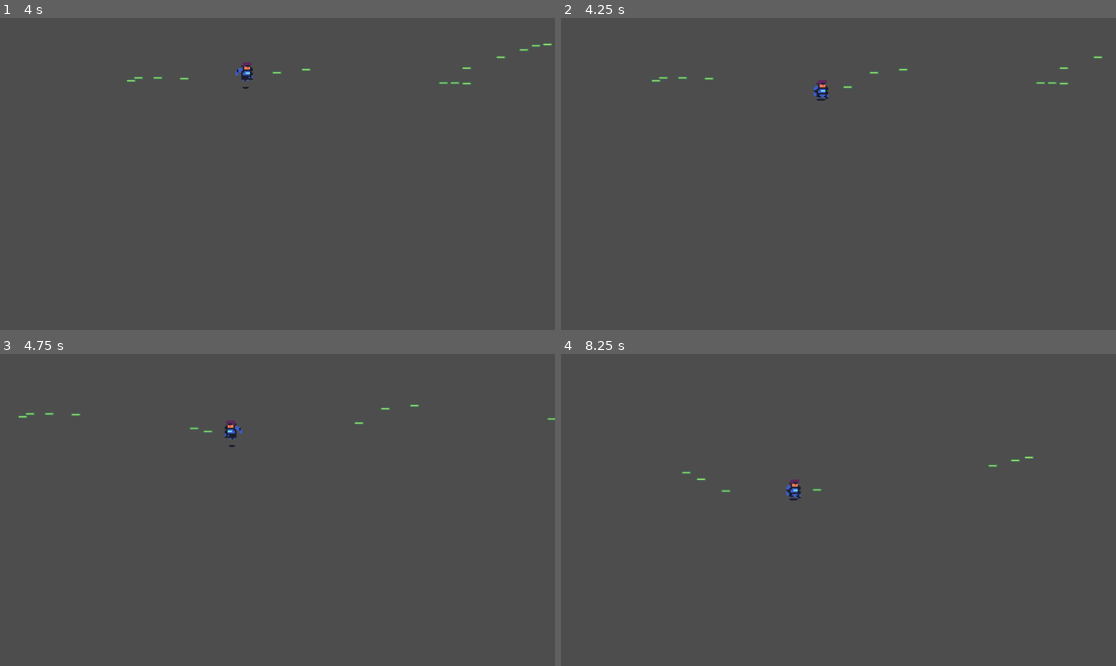
Above: before the commit, frames 1-4 (two rows, left to right).
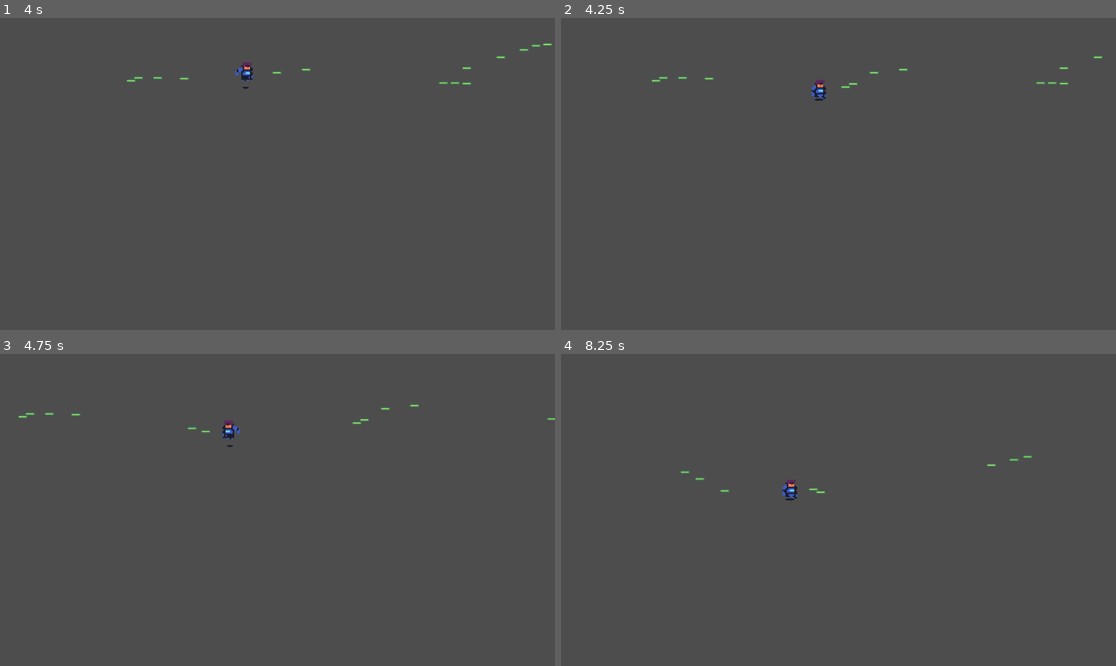
Above: after the commit, the same moments.

Repository: GerardinClement/Gamejam_forge
Game: Godot game, scene res://player.tscn
Same seed, same stepped clock (60 frames per second), same inputs: the game is played once before the commit and once after it.
Inputs (mouse positions are in pixels of both pictures, inside the frame that each line leads up to):
- Up to frame 1 (4 s): tap Enter (ui_accept) at 0.5, 0.6, 0.77, 1.07, 1.35, 1.52, 1.82, 2.1, 2.85, 3.02, 3.32, 3.5, 3.6, 3.77 s; move the mouse to (399, 158) at 0.52 s; move the mouse to (166, 189) at 1.27 s; move the mouse to (333, 105) at 2.02 s; move the mouse to (249, 236) at 2.77 s; move the mouse to (444, 220) at 3.52 s
- Up to frame 2 (4.25 s): tap Enter (ui_accept) at 4.07 s
- Up to frame 3 (4.75 s): move the mouse to (111, 463) at 4.27 s; tap Enter (ui_accept) at 4.35, 4.52 s
- Up to frame 4 (8.25 s): tap Enter (ui_accept) at 4.82, 5.1, 5.85, 6.02, 6.32, 6.6, 6.77, 7.07, 7.35, 7.52, 7.82, 8.1 s; move the mouse to (866, 510) at 5.02 s; move the mouse to (755, 432) at 5.77 s; move the mouse to (960, 494) at 6.52 s; move the mouse to (727, 525) at 7.27 s; move the mouse to (894, 441) at 8.02 s

Frame 1 is identical in both runs. In frame 2, 0.1% of the frame differs, in the area x 45-54%, y 19-27%; in frame 3, 0.1%; in frame 4, 0.3%, in the area x 21-86%, y 32-47%.

Commit message:
add timer for shoot

Diff:
--- a/player.gd
+++ b/player.gd
@@ -5,10 +5,17 @@
 const bulletPath = preload("res://bullet.tscn")
 @onready var animation = $AnimatedSprite2D
 
+func _ready():
+	$Timer.start()
+
 func _process(delta):
 	if Input.is_action_just_pressed("ui_accept"):
 		shoot()
 	$Node2D.look_at(get_global_mouse_position())
+	print($Timer.time_left)
+	if $Timer.is_stopped():
+		shoot()
+		$Timer.start()
 
 func _physics_process(delta):
 	var mouseOffset = get_viewport().get_mouse_position() - self.position;
@@ -29,7 +36,6 @@
 	var bullet = bulletPath.instantiate()
 	get_parent().add_child(bullet)
 	bullet.position = $Node2D/Marker2D.global_position
-	print(get_global_mouse_position().x)
 	if animation.flip_h == false:
 		bullet.velocity.x = 1
 	else:
--- a/player.tscn
+++ b/player.tscn
@@ -73,3 +73,8 @@
 rotation = 3.14159
 scale = Vector2(2.31302, 1.7225)
 gizmo_extents = 21.9
+
+[node name="Timer" type="Timer" parent="."]
+wait_time = 4.0
+one_shot = true
+autostart = true
